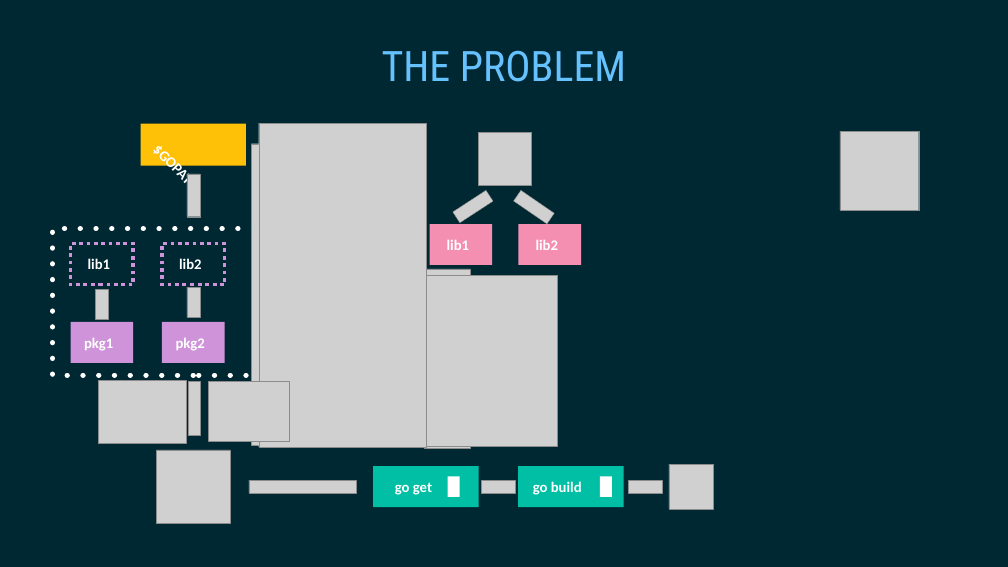
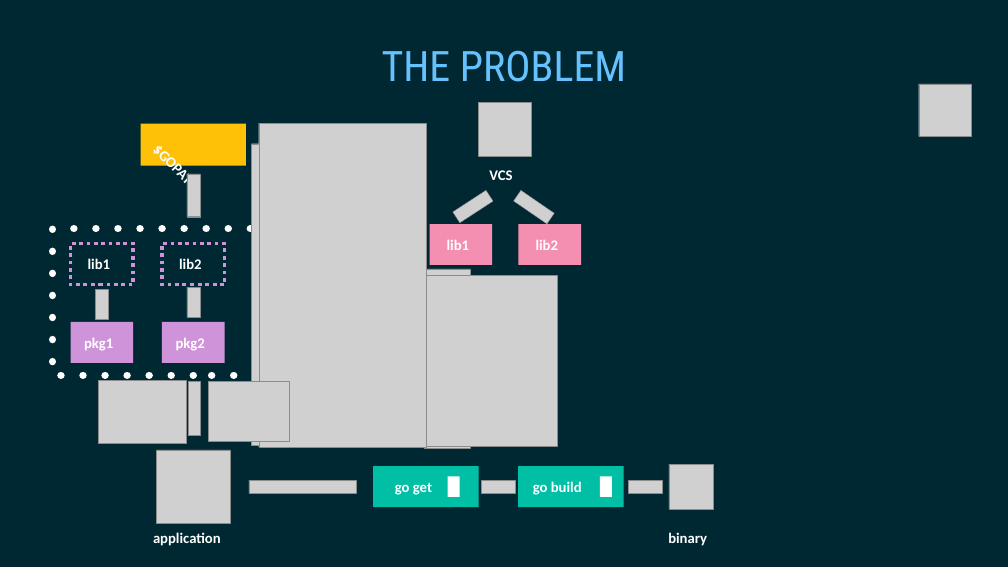
Before and after one commit to gophertuts/go-basics, a slide deck: slide 2 of vendor-directory/Vendor directory.pptx. Drawn at 1008x567 pixels with LibreOffice and Linux fonts; fonts in the diff are those of the drawing; grey boxes stand for pictures. Boxes give left, top, right and bottom in pixels: in the first picture for what was removed or moved away, otherwise in the second. Text is boxed around its words. In the diff, an @@ line names an element or a change of style, - is before the commit and + after.

```diff
--- a/vendor-directory/Vendor directory.pptx
+++ b/vendor-directory/Vendor directory.pptx
@@ picture resized from (x1=840, y1=131, x2=918, y2=210) to (x1=919, y1=84, x2=971, y2=136) @@
@@ picture moved from (x1=478, y1=132, x2=531, y2=185) to (x1=478, y1=102, x2=531, y2=156) @@
@@ text added at (x1=489, y1=170, x2=512, y2=180), 28 pt, text #FFFFFF, bold @@
+VCS
@@ rectangle at (x1=53, y1=229, x2=334, y2=375): outline #FFFFFF 10 pt to #FFFFFF 14 pt @@
@@ text added at (x1=153, y1=532, x2=221, y2=546), 28 pt, text #FFFFFF, bold @@
+application
@@ text added at (x1=668, y1=532, x2=707, y2=546), 28 pt, text #FFFFFF, bold @@
+binary
```
Also in this commit, not shown: 10 other slides changed, 2 other files.
